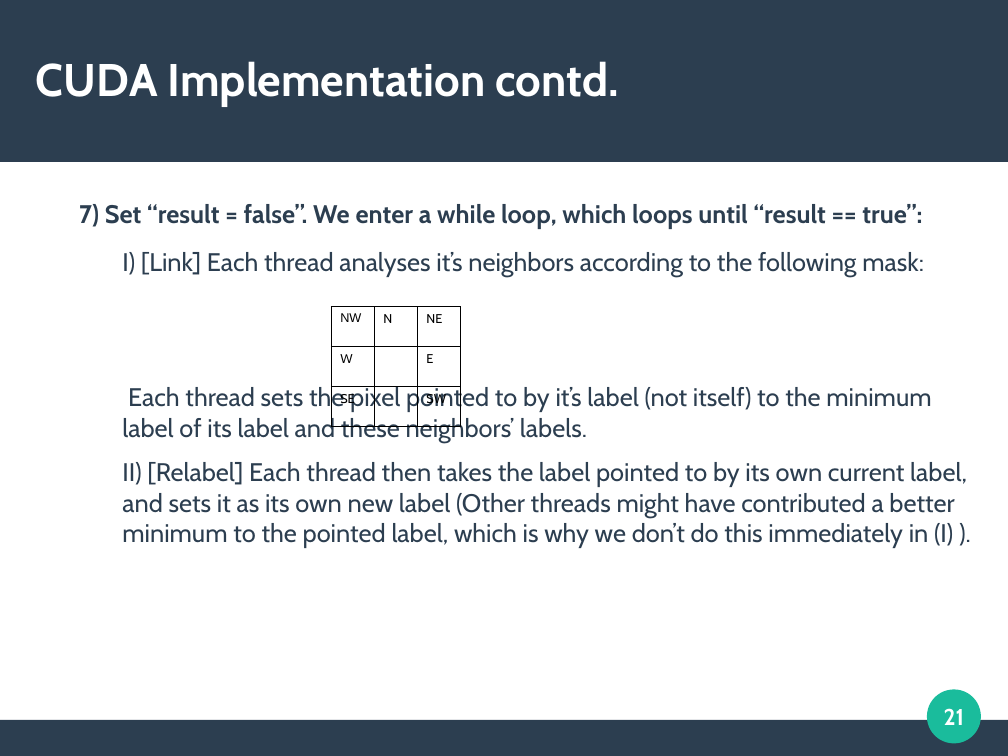
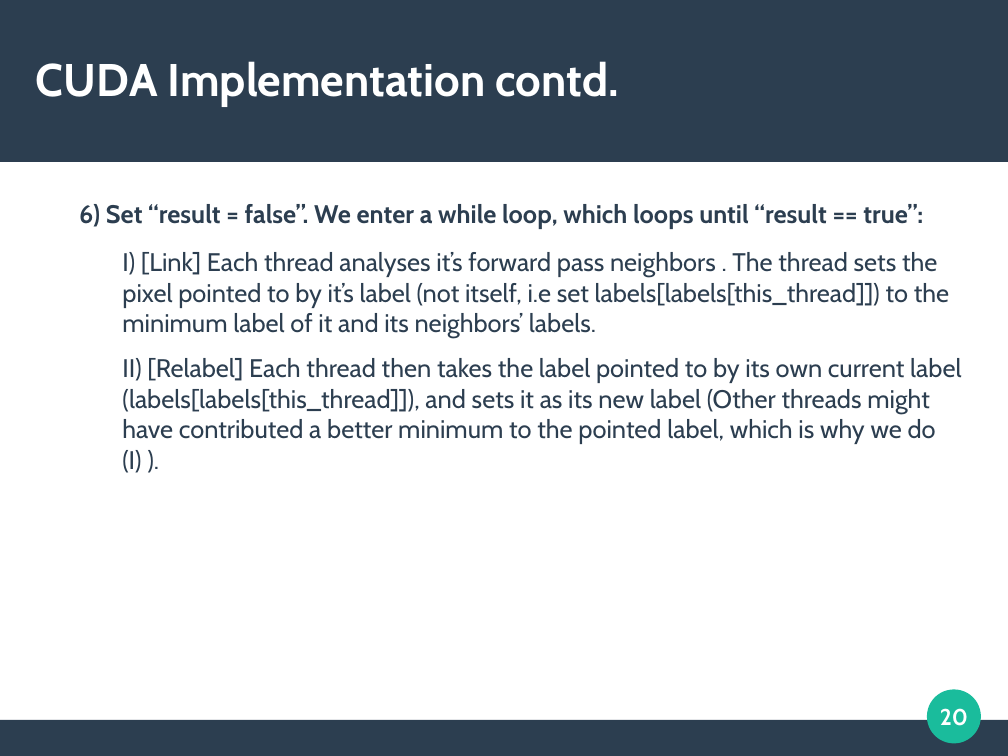
Before and after one commit to cycraig/ConnectedComponentsLabelling, a slide deck: slide 20 of presentation/Presentation.odp (slide 21 before the commit). Drawn at 1008x756 pixels with LibreOffice and Linux fonts; fonts in the diff are those of the drawing. Boxes give left, top, right and bottom in pixels: in the first picture for what was removed or moved away, otherwise in the second. Text is boxed around its words. In the diff, an @@ line names an element or a change of style, - is before the commit and + after.

```diff
--- a/presentation/Presentation.odp
+++ b/presentation/Presentation.odp
@@ text at [79, 204, 961, 473]: text changed @@
-7) Set “result = false”. We enter a while loop, which loops until “result == true”:
-  I) [Link] Each thread analyses it’s neighbors according to the following mask:
-  Each thread sets the pixel pointed to by it’s label (not itself) to the minimum label of its label and these neighbors’ labels.
-  II) [Relabel] Each thread then takes the label pointed to by its own current label, and sets it as its own new label (Other threads might have contributed a better minimum to the pointed label, which is why we don’t do this immediately in (I) ).
+6) Set “result = false”. We enter a while loop, which loops until “result == true”:
+  I) [Link] Each thread analyses it’s forward pass neighbors . The thread sets the pixel pointed to by it’s label (not itself, i.e set labels[labels[this_thread]]) to the minimum label of it and its neighbors’ labels.
+  II) [Relabel] Each thread then takes the label pointed to by its own current label (labels[labels[this_thread]]), and sets it as its new label (Other threads might have contributed a better minimum to the pointed label, which is why we do (I) ).
@@ table removed at [331, 306, 460, 426], 3 rows, 3 columns @@
-NW | N | NE
-W |  | E
-SE |  | SW
@@ page number at [940, 708, 968, 726]: text changed @@
-21
+20
```
Also in this commit, not shown: 16 other slides changed, 2 slides added, 31 other files.
